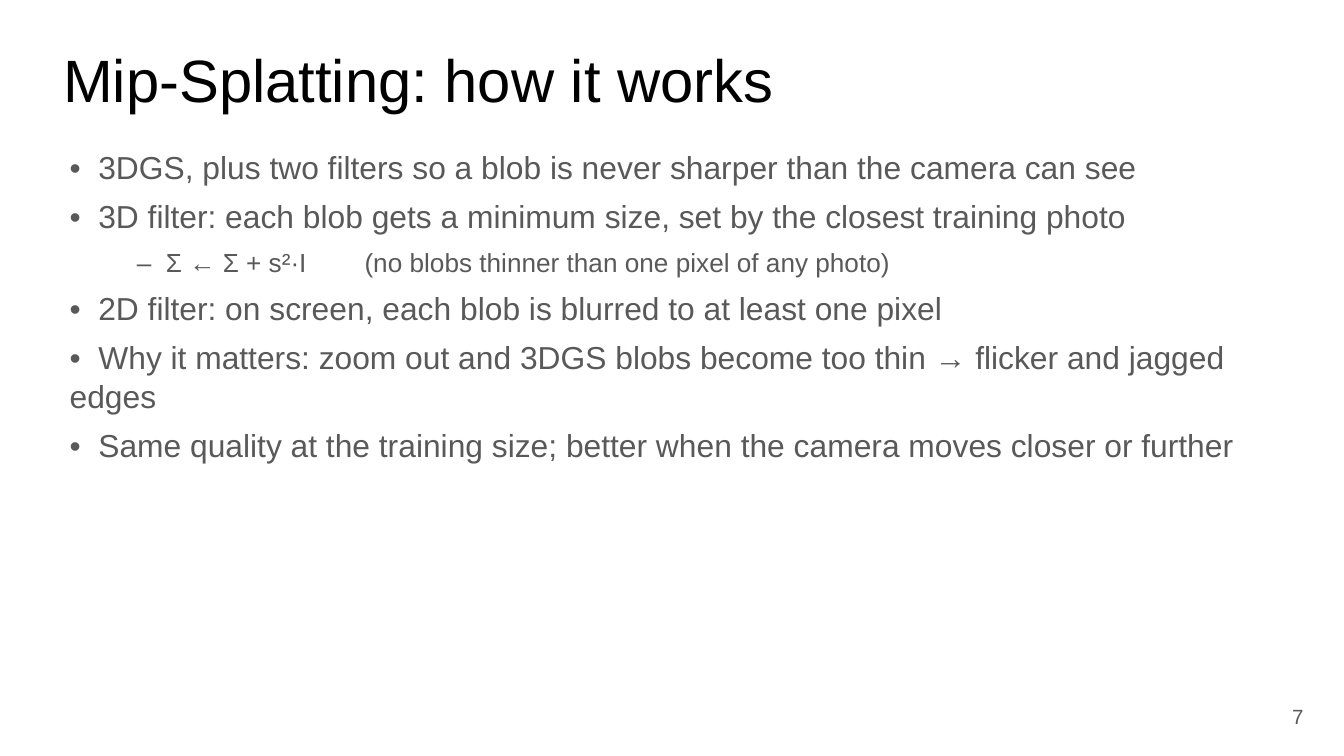
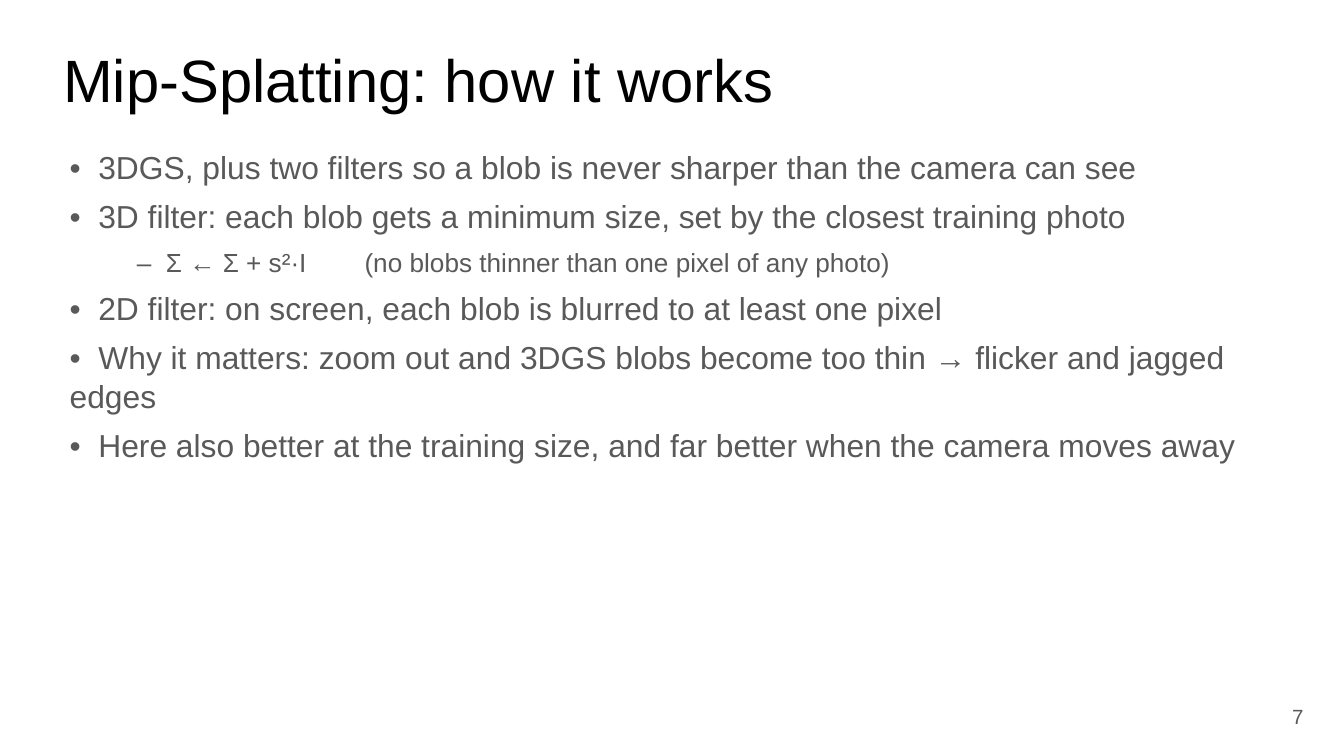
Before and after one commit to anas2908/cv802_assignment_3, a slide deck: slide 7 of docs/slides/CV802_SP3_novel_view_synthesis.pptx. Drawn at 1344x756 pixels with LibreOffice and Linux fonts; fonts in the diff are those of the drawing. Boxes give left, top, right and bottom in pixels: in the first picture for what was removed or moved away, otherwise in the second. Text is boxed around its words. In the diff, an @@ line names an element or a change of style, - is before the commit and + after.

Commit message:
NeRF; Gaussians start from random points (images + cameras only), point-cloud start kept as ablation; Sub-project 2 Poisson in the GUI; renderer fixes; report and slides updated

```diff
--- a/docs/slides/CV802_SP3_novel_view_synthesis.pptx
+++ b/docs/slides/CV802_SP3_novel_view_synthesis.pptx
@@ text at bbox=[98, 434, 1235, 463]: text changed @@
-• Same quality at the training size; better when the camera moves closer or further
+• Here also better at the training size, and far better when the camera moves away
```
Also in this commit, not shown: 13 other slides changed, 1 slide added, 45 other files.
